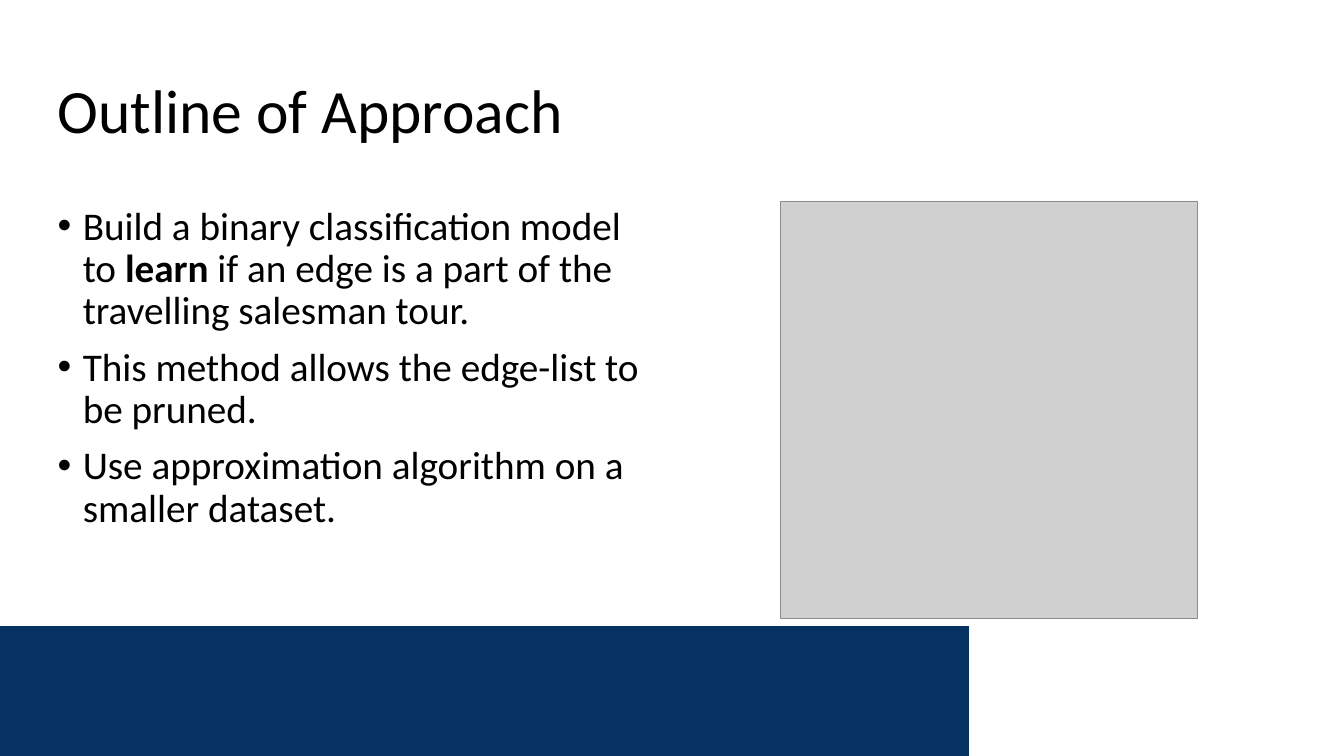
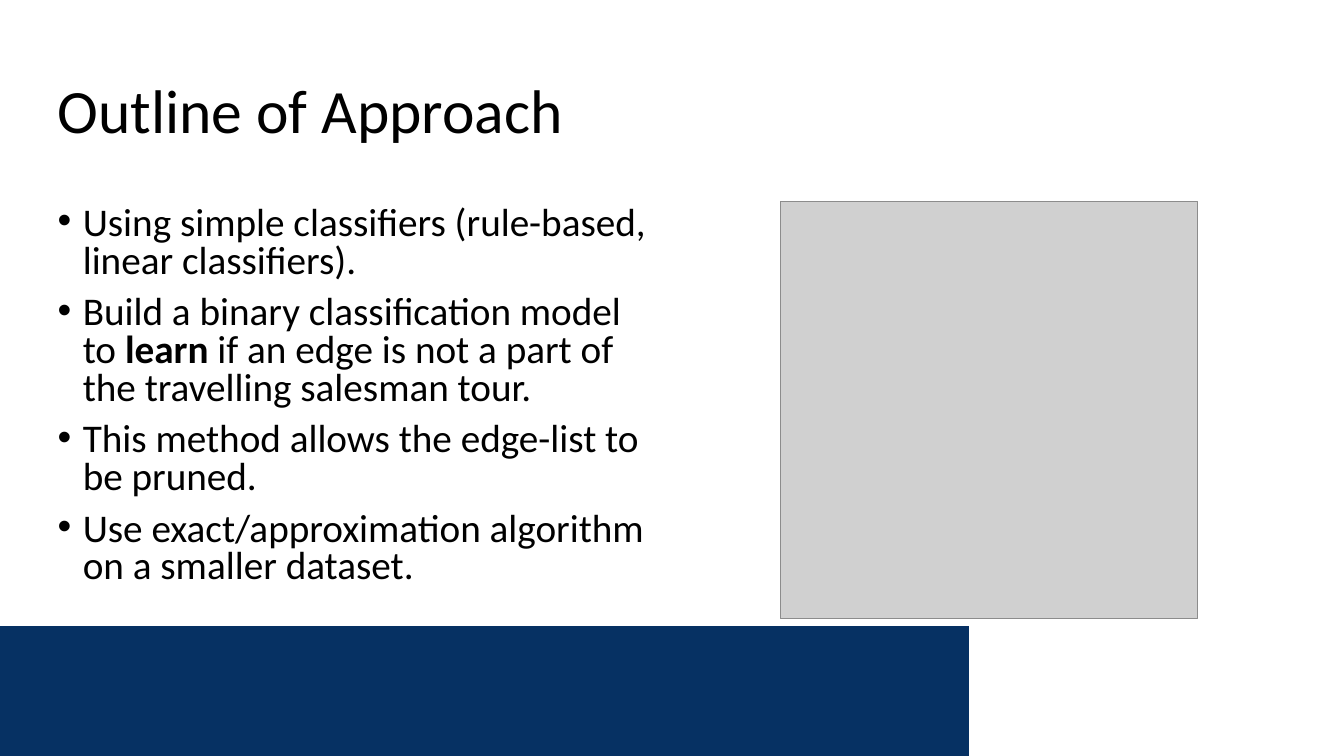
Before and after one commit to sabeer-code/Learning-shortest-path-tours-to-all-pubs-in-UK, a slide deck: slide 7 of Presentation/Interview Presentation.pptx (slide 6 before the commit). Drawn at 1344x756 pixels with LibreOffice and Linux fonts; fonts in the diff are those of the drawing; grey boxes stand for pictures; background and template pictures are left out. Boxes give left, top, right and bottom in pixels: in the first picture for what was removed or moved away, otherwise in the second. Text is boxed around its words. In the diff, an @@ line names an element or a change of style, - is before the commit and + after.

```diff
--- a/Presentation/Interview Presentation.pptx
+++ b/Presentation/Interview Presentation.pptx
@@ text at (83, 207, 646, 408): text changed @@
-• Build a binary classification model to learn if an edge is a part of the travelling salesman tour.
+• Using simple classifiers (rule-based, linear classifiers).
+• Build a binary classification model to learn if an edge is not a part of the travelling salesman tour.
@@ text at (83, 424, 638, 497): line spacing 0.9 to 0.8 @@
@@ text at (83, 514, 644, 580): text changed @@
-• Use approximation algorithm on a smaller dataset.
+• Use exact/approximation algorithm on a smaller dataset.
```
Also in this commit, not shown: 4 other slides changed, 1 slide added.
